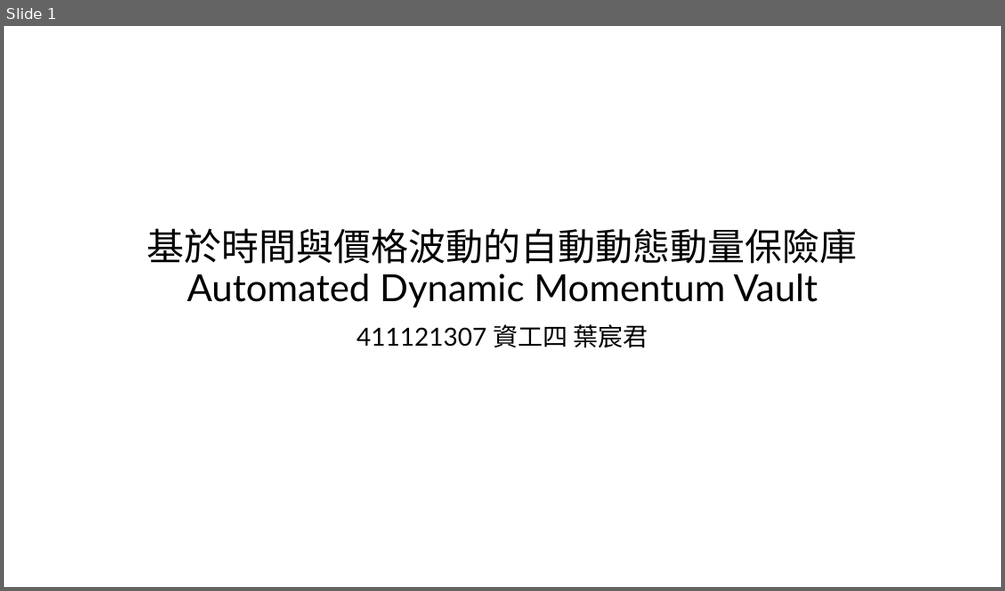
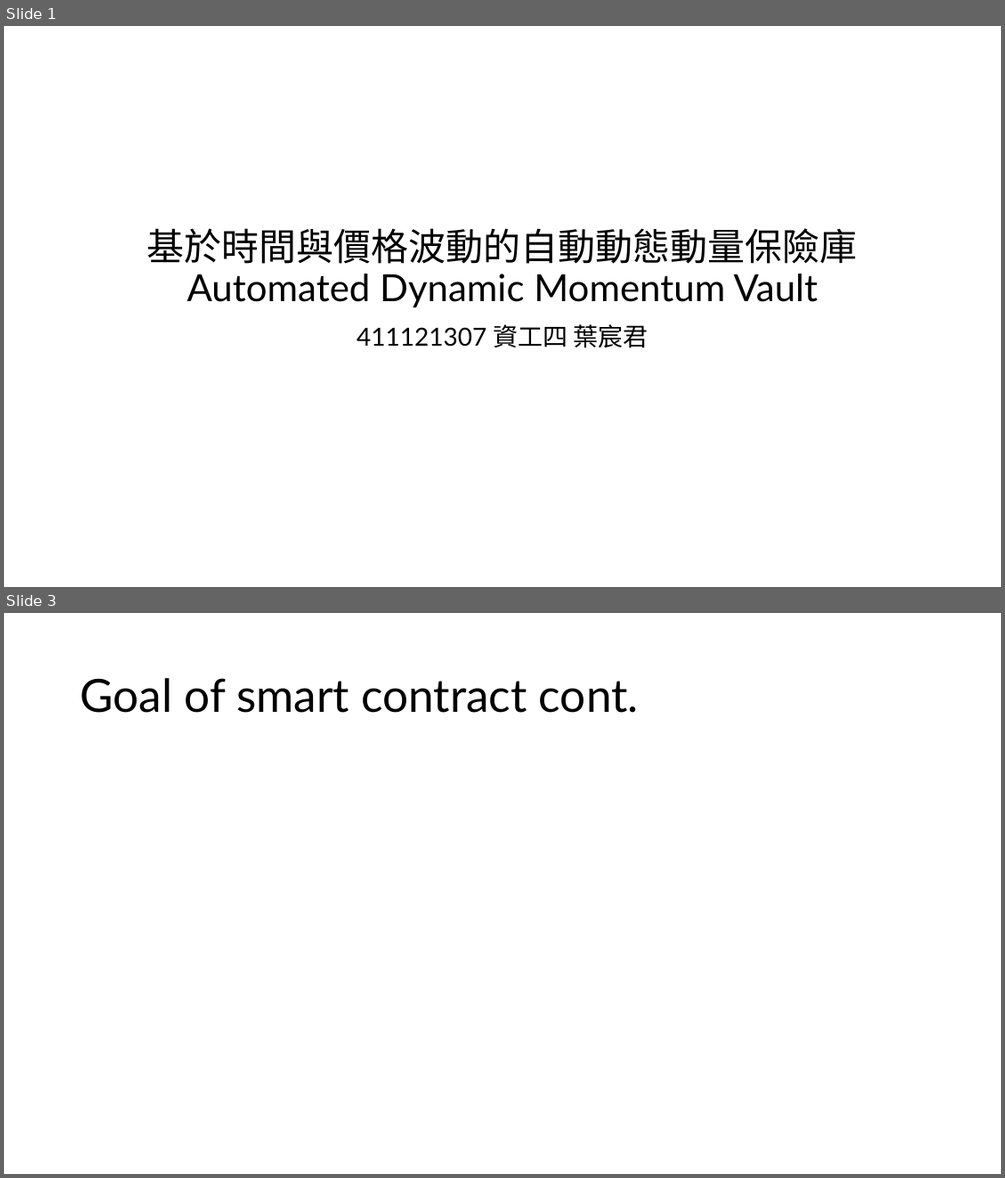
Before and after one commit to imlone1y/Automated-Dynamic-Momentum-Vault, a slide deck: 411121307_report.pptx. Shown one above the other, each under a label of ours: slide 1 before the commit, slides 1 and 3 after it; the slides between them are not shown. The pictures are 1005x591 and 1005x1178 pixels, drawn with LibreOffice and Linux fonts; fonts in the diff are those of the drawing; grey boxes stand for pictures. Boxes give left, top, right and bottom in pixels: in the first picture for what was removed or moved away, otherwise in the second. Text is boxed around its words. In the diff, an @@ line names an element or a change of style, - is before the commit and + after.

```diff
--- a/411121307_report.pptx
+++ b/411121307_report.pptx
@@ slide 3 added at (4, 613, 1001, 1174), background #FFFFFF @@
@@ title added at (80, 678, 639, 713), 44 pt, text #000000 @@
+Goal of smart contract cont.
```
Also in this commit, not shown: 1 slide changed, 14 other slides added, 16 other files.
